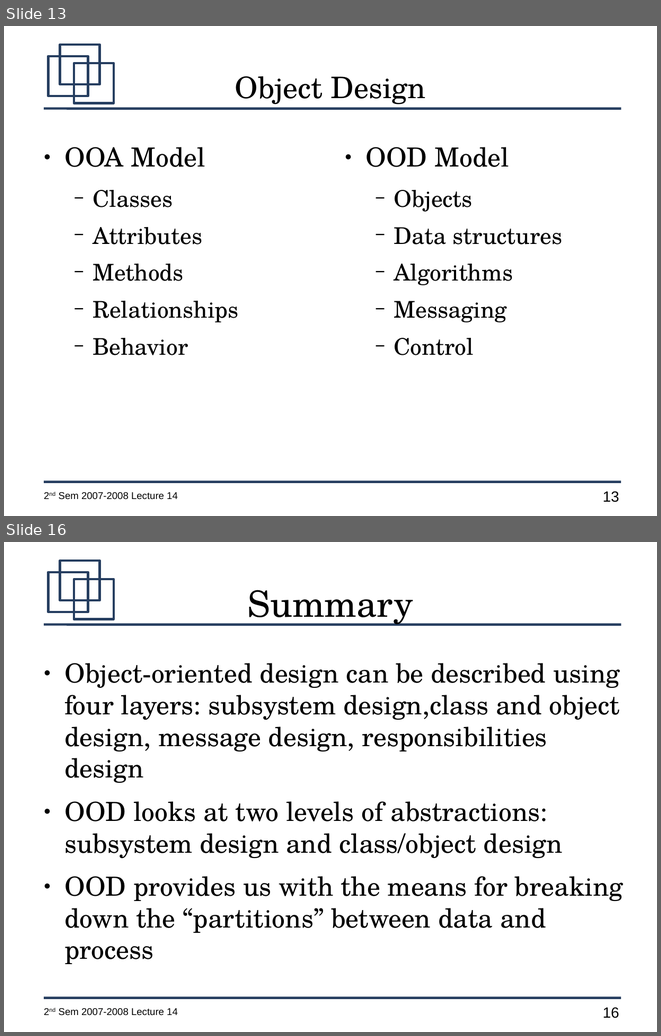
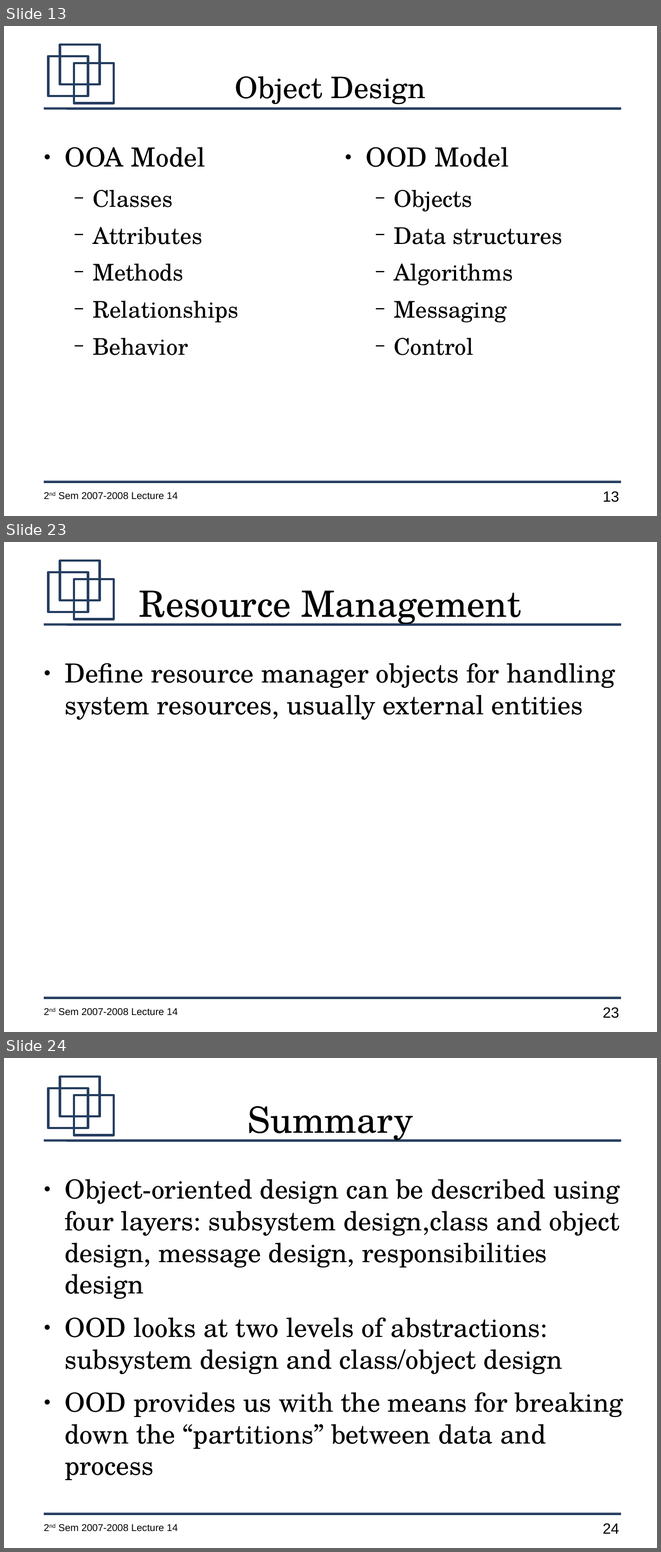
Before and after one commit to jachermocilla/jach-homepage, a slide deck: CMSC128-2nd-Sem-2007-L14.odp. Shown one above the other, each under a label of ours: slides 13 and 16 before the commit, slides 13, 23 and 24 after it; the slides between them are not shown. The pictures are 661x1036 and 661x1552 pixels, drawn with LibreOffice and Linux fonts; fonts in the diff are those of the drawing. Boxes give left, top, right and bottom in pixels: in the first picture for what was removed or moved away, otherwise in the second. Text is boxed around its words. In the diff, an @@ line names an element or a change of style, - is before the commit and + after.

```diff
--- a/CMSC128-2nd-Sem-2007-L14.odp
+++ b/CMSC128-2nd-Sem-2007-L14.odp
@@ slide 23 added at (4, 542, 657, 1032), background #FFFFFF; not listed: 7 template elements that a slide beside it also shows @@
@@ title added at (139, 590, 522, 626), 44 pt, text #000000 @@
+Resource Management
@@ text added at (64, 663, 615, 720), 32 pt, text #000000 @@
+● Define resource manager objects for handling system resources, usually external entities
@@ what was slide 16 is now slide 24 @@
@@ page number at (603, 1523, 619, 1533): text changed @@
-16
+24
```
Also in this commit, not shown: 2 slides changed, 7 other slides added.
